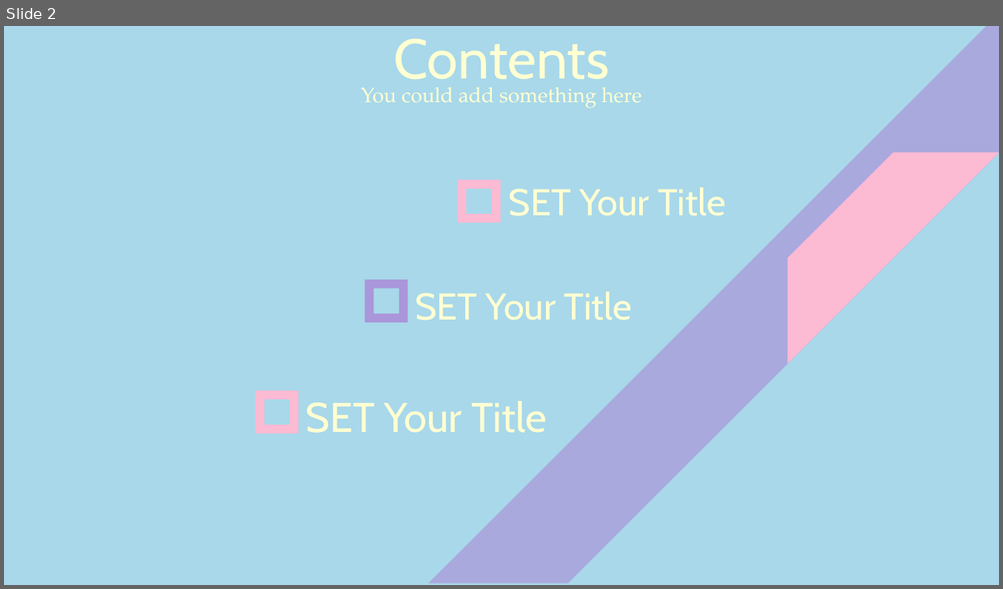
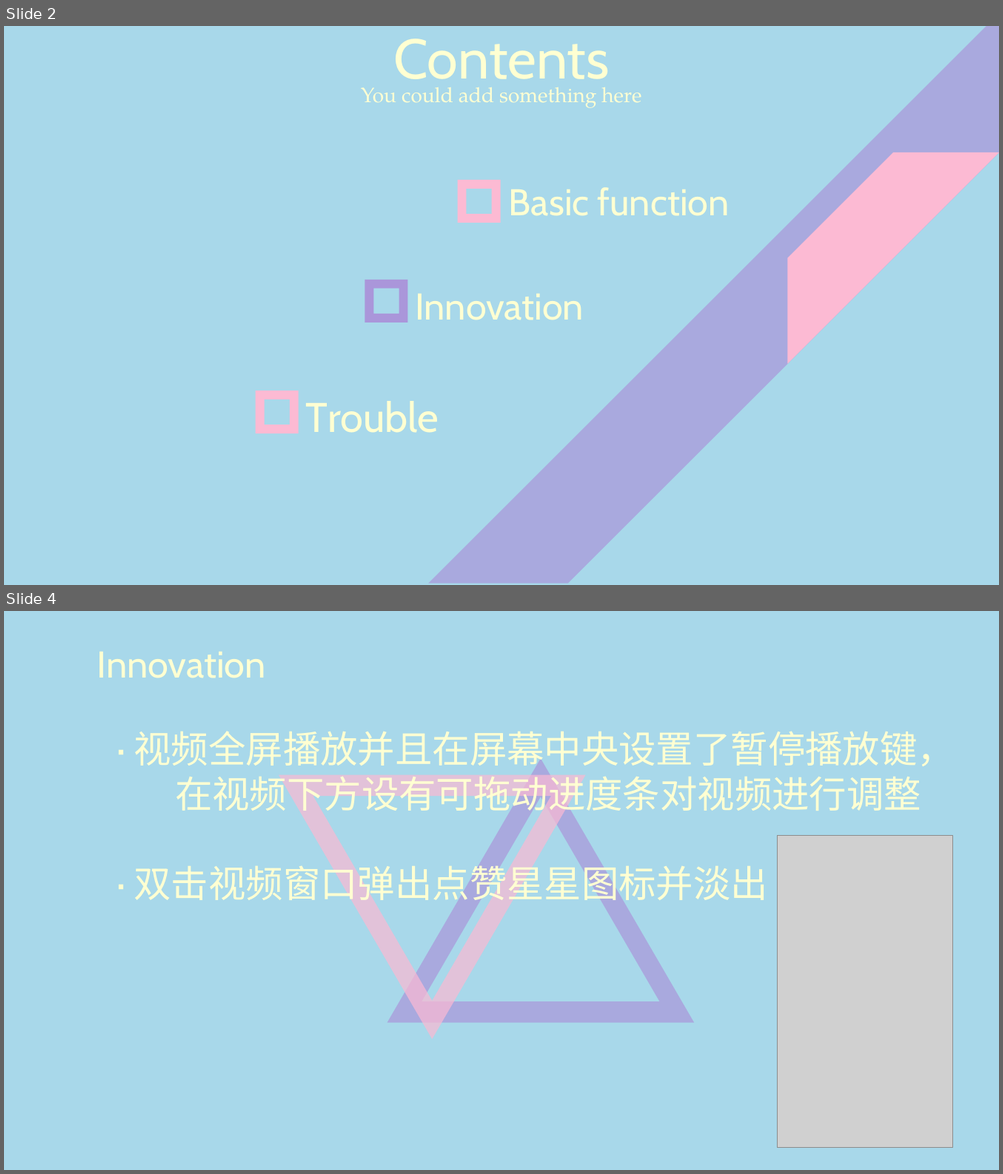
Before and after one commit to KarCute/Android-HomeWork, a slide deck: Android大作业.pptx. Shown one above the other, each under a label of ours: slide 2 before the commit, slides 2 and 4 after it; the slides between them are not shown. The pictures are 1003x589 and 1003x1174 pixels, drawn with LibreOffice and Linux fonts; fonts in the diff are those of the drawing; grey boxes stand for pictures. Boxes give left, top, right and bottom in pixels: in the first picture for what was removed or moved away, otherwise in the second. Text is boxed around its words. In the diff, an @@ line names an element or a change of style, - is before the commit and + after.

Commit message:
update ppt and add like function

```diff
--- a/Android大作业.pptx
+++ b/Android大作业.pptx
@@ slide 4 added at (x1=4, y1=611, x2=999, y2=1170), background #A8D8EA @@
@@ text added at (x1=97, y1=652, x2=266, y2=678), 36 pt, text #FFFFD2 @@
+Innovation
@@ text added at (x1=134, y1=731, x2=954, y2=907), 36 pt, text #FFFFD2 @@
+· 视频全屏播放并且在屏幕中央设置了暂停播放键， 在视频下方设有可拖动进度条对视频进行调整
+· 双击视频窗口弹出点赞星星图标并淡出
@@ freeform shape added at (x1=387, y1=759, x2=694, y2=1023), fill #AA96DA at 70% opacity @@
@@ freeform shape added at (x1=279, y1=775, x2=585, y2=1039), fill #FCBAD3 at 70% opacity @@
@@ picture added at (x1=777, y1=835, x2=952, y2=1147) @@
@@ slide 2 changed as well @@
@@ text at (x1=509, y1=187, x2=729, y2=216): text changed @@
-SET Your Title
+Basic function
@@ text at (x1=415, y1=294, x2=583, y2=321): text changed @@
-SET Your Title
+Innovation
@@ text at (x1=306, y1=401, x2=439, y2=433): text changed @@
-SET Your Title
+Trouble
```
Also in this commit, not shown: 1 other slide changed, 3 other slides added, 10 slides removed, 2 other files.
